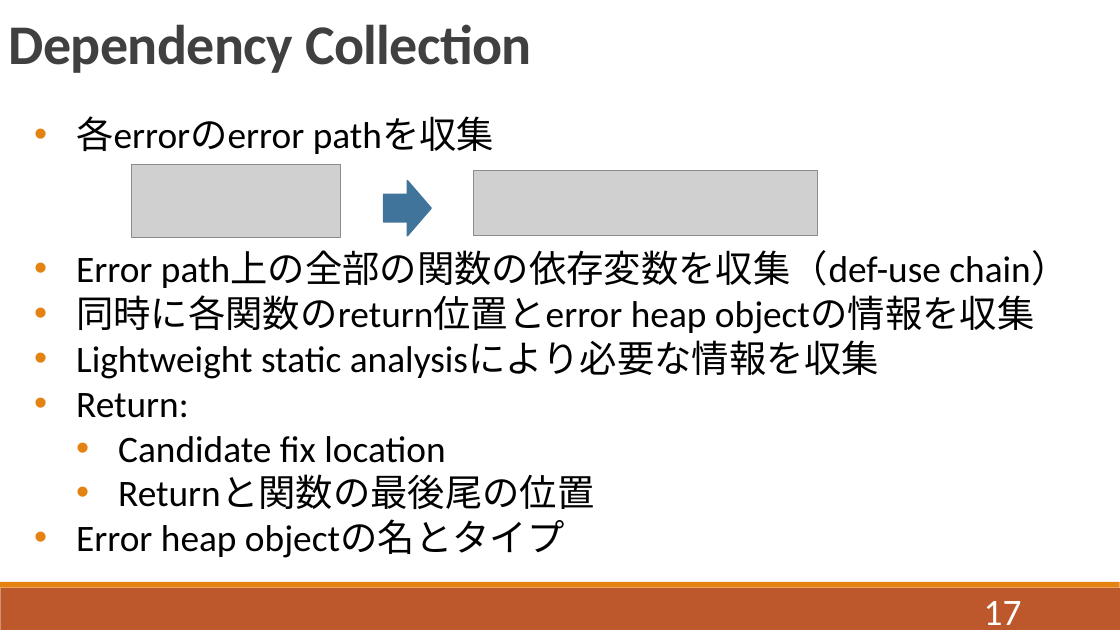
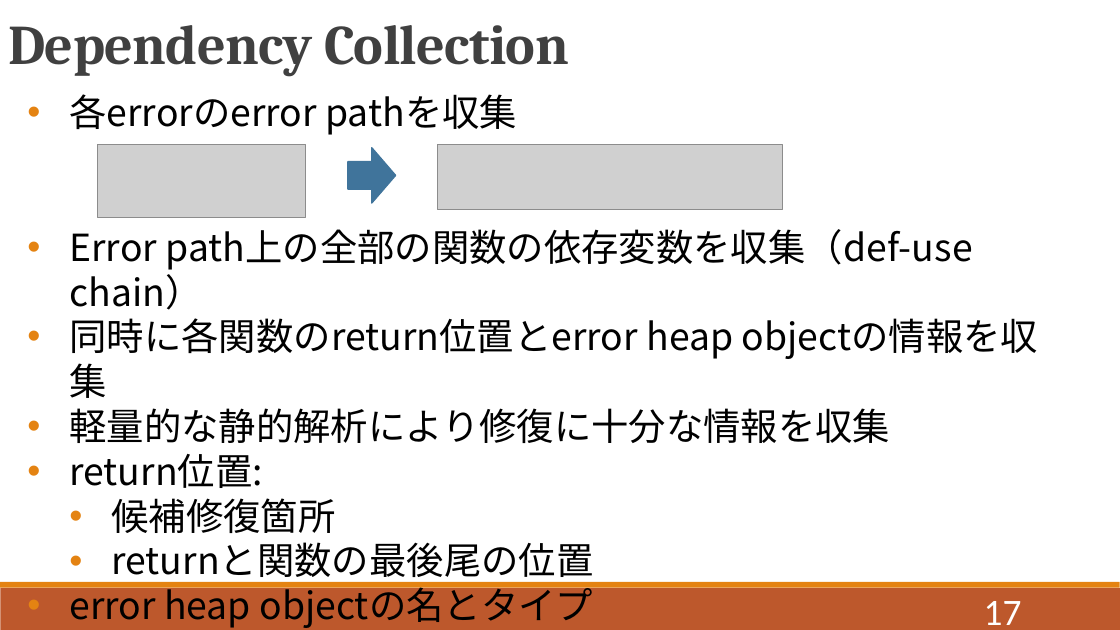
Before and after one commit to QIANZECHANG/MyResearch, a slide deck: slide 17 of 修論/修論発表.pptx. Drawn at 1120x630 pixels with LibreOffice and Linux fonts; fonts in the diff are those of the drawing; grey boxes stand for pictures. Boxes give left, top, right and bottom in pixels: in the first picture for what was removed or moved away, otherwise in the second. Text is boxed around its words. In the diff, an @@ line names an element or a change of style, - is before the commit and + after.

```diff
--- a/修論/修論発表.pptx
+++ b/修論/修論発表.pptx
@@ text "Dependency Collection" at bbox=[8, 25, 569, 77]: font Calibri to Cambria @@
@@ text "各errorのerror pathを収集": place and size @@
-text "各errorのerror pathを収集" at bbox=[76, 116, 1068, 558]
+text "各errorのerror pathを収集" at bbox=[69, 94, 972, 628]
@@ text at bbox=[69, 94, 972, 359]: font Calibri to Noto Sans CJK JP in "各errorのerror pathを収集", "Error path上の全部の関数の依存変数を収集（def-use chain）", "同時に各関数のreturn位置とerror heap objectの情報を収集" @@
@@ picture: place and size @@
-picture at bbox=[132, 165, 340, 238]
+picture at bbox=[97, 145, 306, 218]
@@ right arrow: place and size @@
-right arrow at bbox=[384, 181, 432, 236]
+right arrow at bbox=[348, 148, 396, 203]
@@ picture: place and size @@
-picture at bbox=[473, 171, 818, 236]
+picture at bbox=[438, 145, 782, 210]
@@ text at bbox=[69, 408, 890, 628]: text changed; font Calibri to Noto Sans CJK JP @@
-  • Lightweight static analysisにより必要な情報を収集
-  • Return:
-    • Candidate fix location
-    • Returnと関数の最後尾の位置
-  • Error heap objectの名とタイプ
+  • 軽量的な静的解析により修復に十分な情報を収集
+  • return位置:
+    • 候補修復箇所
+    • returnと関数の最後尾の位置
+  • error heap objectの名とタイプ
```
Also in this commit, not shown: 24 other slides changed, 8 slides added, 1 slide removed, 16 other files.
